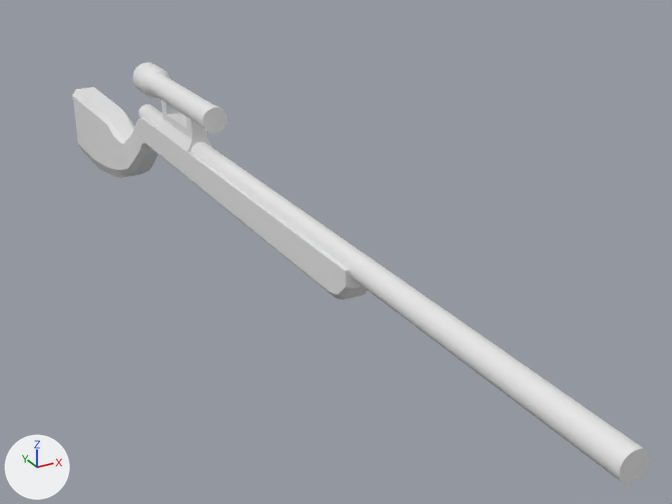
Two versions of the FBX model DeathChamberNetworkingUnity/Assets/Models/Sniper Draft.fbx, one commit apart.
Camera for both pictures: a 50 mm camera at (-2.73, -9.04, 2.98) aimed at (0.7, -2.79, -0.14). Every picture has the same lights, and +X, +Y and +Z are marked at lower left. Vertices at the same position are counted once.
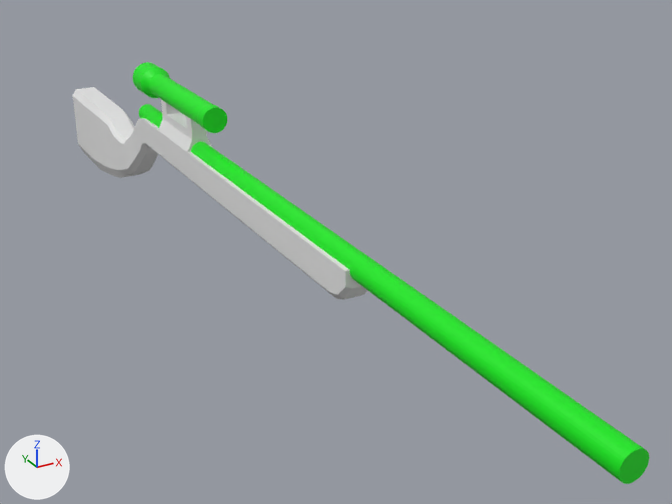
Pixel boxes (x1, y1, x2, y2) of what changed, in the pictures (672 x 504 px):
part 1 of me_cube_005, recoloured (white to green): (133, 62, 227, 133) in both
part 2 of me_cube_005, recoloured (white to green): (139, 104, 644, 481) in both
part 3 of me_cube_005, recoloured (white to green): (619, 449, 649, 484) in both

Patch to the scene script:
```diff
--- a/DeathChamberNetworkingUnity/Assets/Models/Sniper Draft.fbx.py
+++ b/DeathChamberNetworkingUnity/Assets/Models/Sniper Draft.fbx.py
@@ mat_material_002 @@
+mat_material_002 = principled_material('Material.002')
+mat_material_002.base_color = (0.8, 0.8, 0.8)  # white #e7e7e7
@@ mat_material_001 @@
+mat_material_001 = principled_material('Material.001')
+mat_material_001.base_color = (0.0, 0.8, 0.00509)  # green #00e710
@@ me_cube_005 @@
 me_cube_005.from_pydata(...)  # 524 vertices, 460 faces; spans x -0.16..0.16, y -6.74..2.3, z -0.58..1.03
 # used by ob_cube_003; location = (0.0, 0.0, 0.0)
+# me_cube_005 part 1: 259 of the faces centred in x -0.15..0.15, y -2.0..-0.11, z 0.43..1.03 switch from no material to mat_material_001 (green #00e710)
+# me_cube_005 part 2: 32 of the faces centred in x -0.09..0.09, y -3.45, z 0.42..0.6 switch from no material to mat_material_001 (green #00e710)
+# me_cube_005 part 3: 1 of the faces centred in x 0.0, y -6.74, z 0.51 switch from no material to mat_material_001 (green #00e710)
+me_cube_005.materials.append(mat_material_002)  # white #e7e7e7
```
